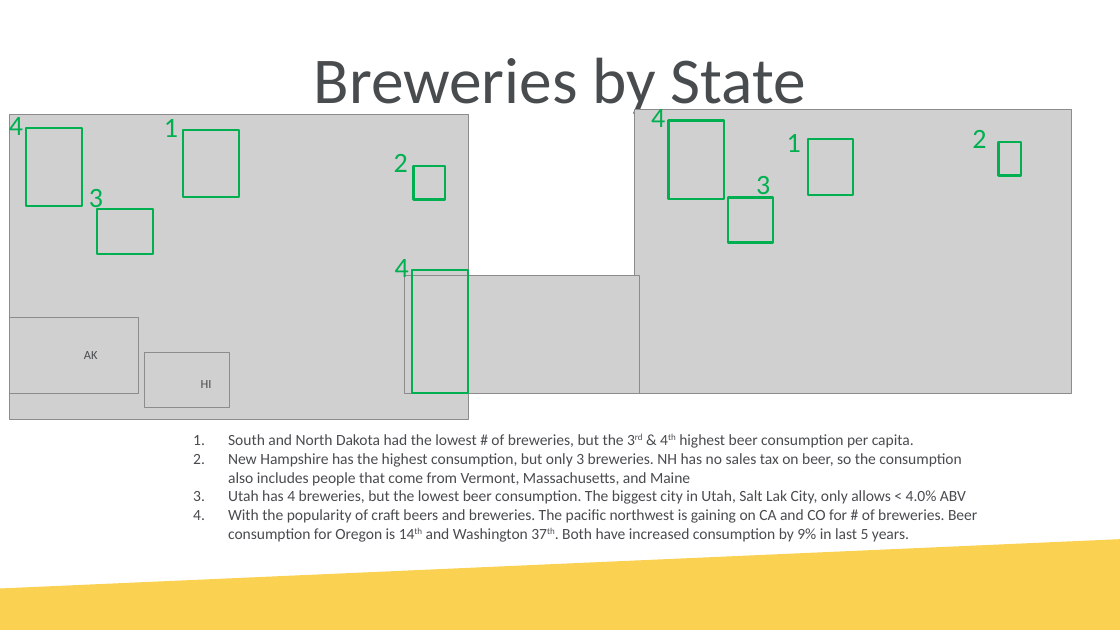
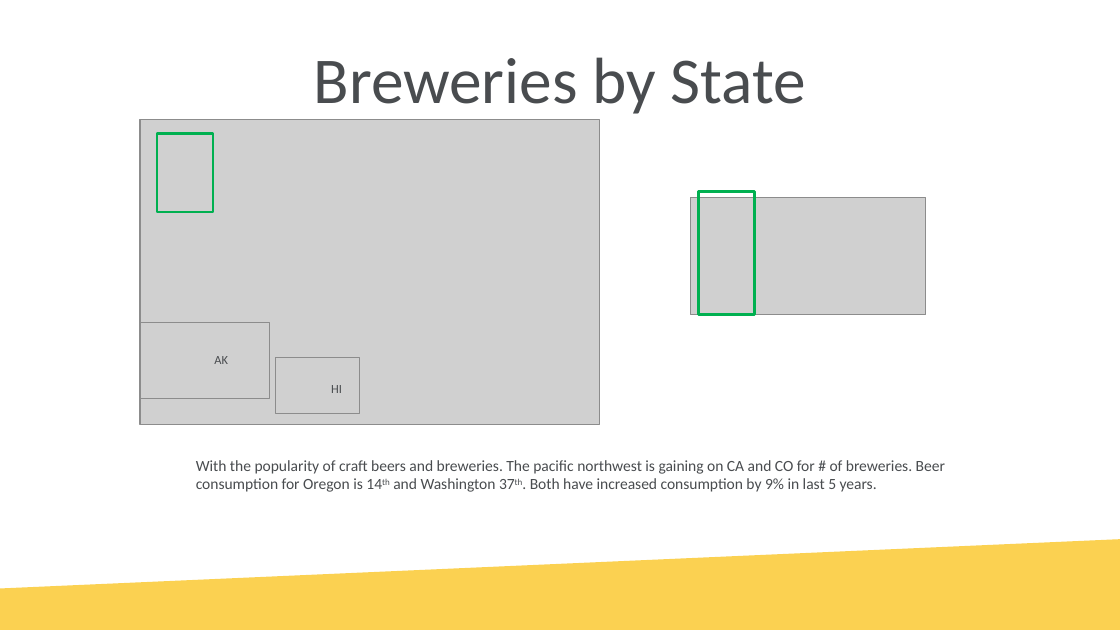
Before and after one commit to tschwebke/DDS6306-Group-Project-1, a slide deck: slide 8 of DS6306 Group Project 1 v2.pptx (slide 5 before the commit). Drawn at 1120x630 pixels with LibreOffice and Linux fonts; fonts in the diff are those of the drawing; grey boxes stand for pictures; background and template pictures are left out. Boxes give left, top, right and bottom in pixels: in the first picture for what was removed or moved away, otherwise in the second. Text is boxed around its words. In the diff, an @@ line names an element or a change of style, - is before the commit and + after.

```diff
--- a/DS6306 Group Project 1 v2.pptx
+++ b/DS6306 Group Project 1 v2.pptx
@@ text removed at <box>9,111,23,141</box> @@
-4
@@ text removed at <box>164,114,178,137</box> @@
-1
@@ picture removed at <box>635,110,1072,393</box> @@
@@ text removed at <box>651,104,665,127</box> @@
-4
@@ 3 pictures, 2 texts, 1 rectangle: place and size @@
-3 pictures, 2 texts, 1 rectangle at <box>9,114,468,419</box>
+3 pictures, 2 texts, 1 rectangle at <box>140,120,599,424</box>
@@ rectangle removed at <box>183,130,239,197</box> @@
@@ rectangle removed at <box>669,121,725,199</box> @@
@@ text removed at <box>787,134,801,152</box> @@
-1
@@ rectangle removed at <box>809,139,853,195</box> @@
@@ text removed at <box>972,130,986,148</box> @@
-2
@@ rectangle removed at <box>999,142,1021,176</box> @@
@@ text removed at <box>394,154,408,172</box> @@
-2
@@ rectangle removed at <box>413,166,445,199</box> @@
@@ text removed at <box>756,176,770,199</box> @@
-3
@@ text removed at <box>89,189,103,214</box> @@
-3
@@ rectangle removed at <box>96,209,152,254</box> @@
@@ picture: place and size @@
-picture at <box>404,276,640,393</box>
+picture at <box>691,197,926,315</box>
@@ rectangle: place and size @@
-rectangle at <box>412,270,468,393</box>
+rectangle at <box>699,192,755,315</box>
@@ rectangle removed at <box>728,197,773,242</box> @@
@@ text removed at <box>395,259,409,283</box> @@
-4
@@ text at <box>228,434,966,504</box>: paragraphs removed @@
-1. South and North Dakota had the lowest # of breweries, but the 3rd & 4th highest beer consumption per capita.
-2. New Hampshire has the highest consumption, but only 3 breweries. NH has no sales tax on beer, so the consumption also includes people that come from Vermont, Massachusetts, and Maine
-3. Utah has 4 breweries, but the lowest beer consumption. The biggest city in Utah, Salt Lak City, only allows < 4.0% ABV
@@ text "With the popularity of craft ...": place and size @@
-text "With the popularity of craft ..." at <box>228,434,977,542</box>
+text "With the popularity of craft ..." at <box>196,460,945,492</box>
@@ text "With the popularity of craft ..." at <box>196,460,945,492</box>: bullet 1. to none @@
```
Also in this commit, not shown: 1 other slide changed, 3 slides added, 2 other files.
